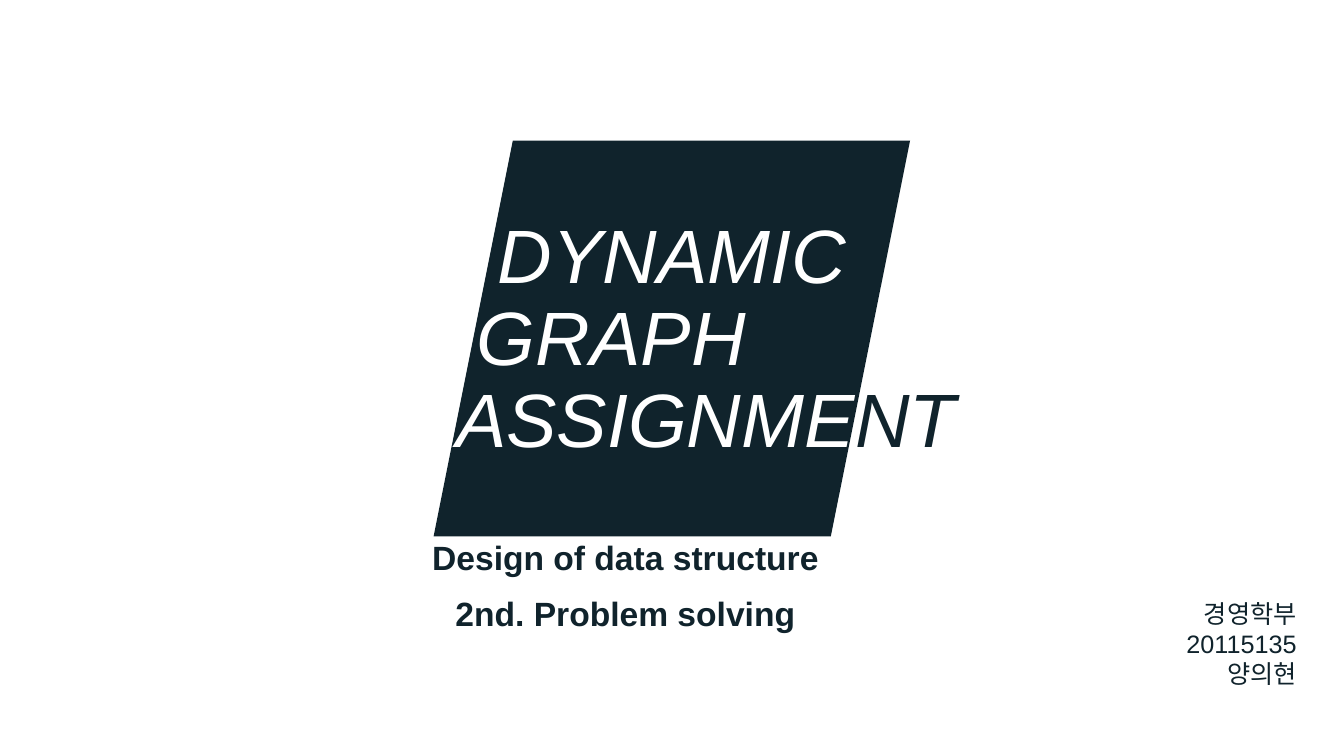
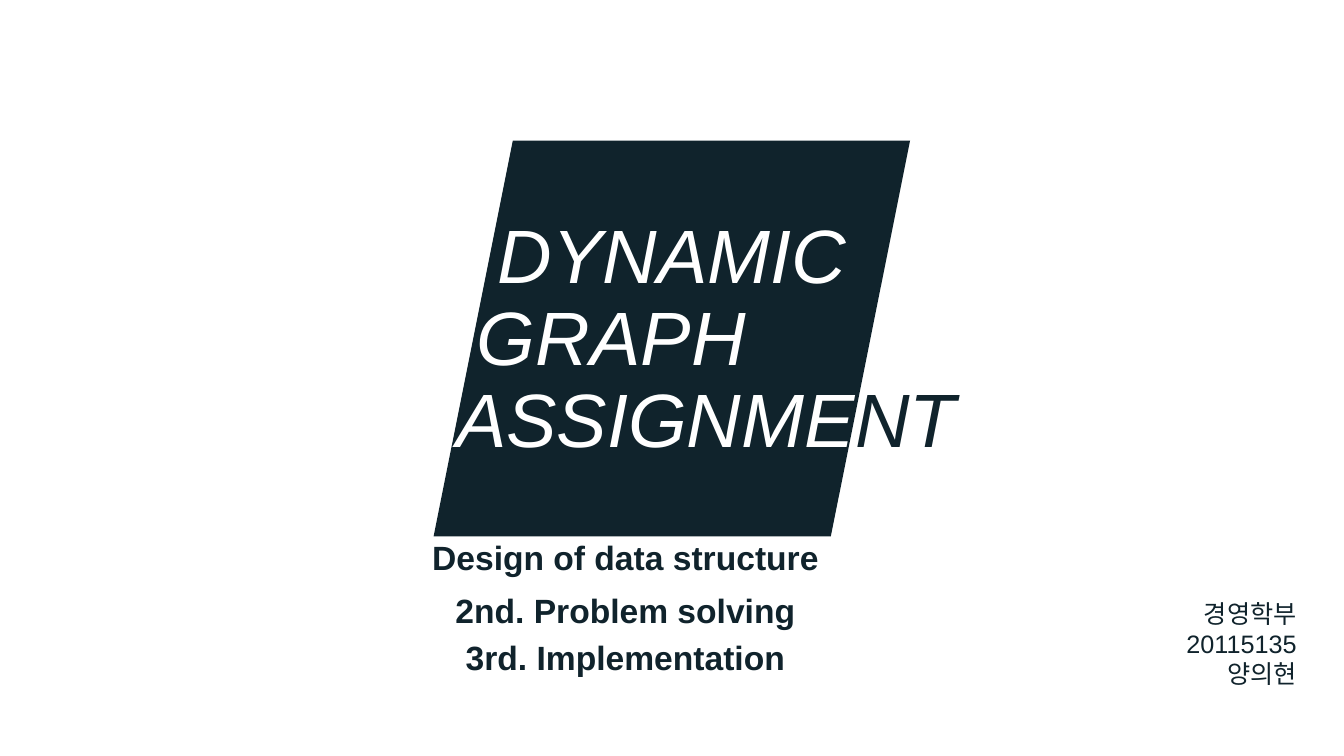
Before and after one commit to noahluftyang/data-structure-design-assignment, a slide deck: slide 1 of dynamic-graph/slides/2nd-dynamic-graph-problem-solving.pptx. Drawn at 1344x756 pixels with LibreOffice and Linux fonts; fonts in the diff are those of the drawing. Boxes give left, top, right and bottom in pixels: in the first picture for what was removed or moved away, otherwise in the second. Text is boxed around its words. In the diff, an @@ line names an element or a change of style, - is before the commit and + after.

```diff
--- a/dynamic-graph/slides/2nd-dynamic-graph-problem-solving.pptx
+++ b/dynamic-graph/slides/2nd-dynamic-graph-problem-solving.pptx
@@ text at <box>455,598,795,630</box>: line spacing 0.9 to 0.8 @@
@@ text at <box>466,645,785,677</box>: paragraph added @@
+3rd. Implementation
```
Also in this commit, not shown: 2 other slides changed, 1 slide added.
